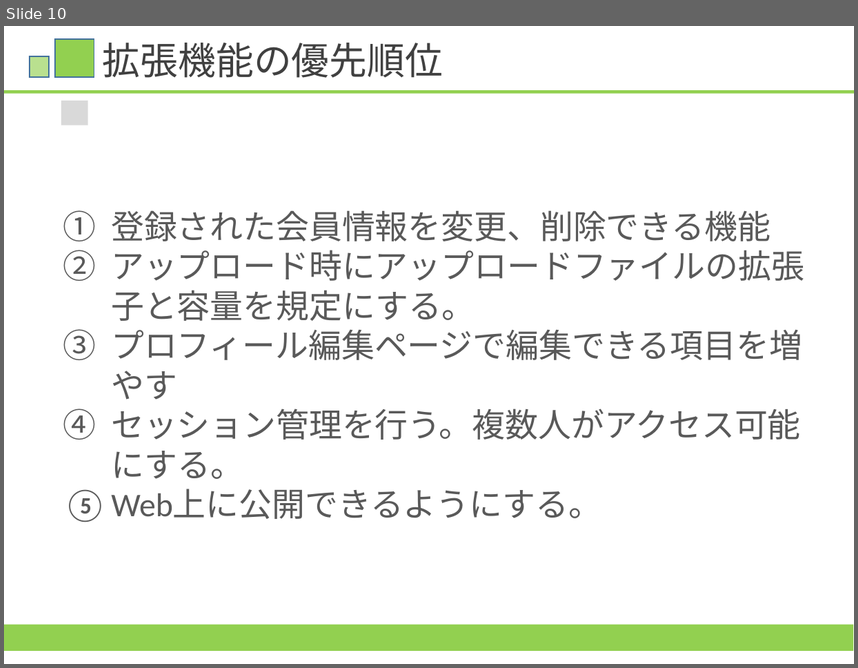
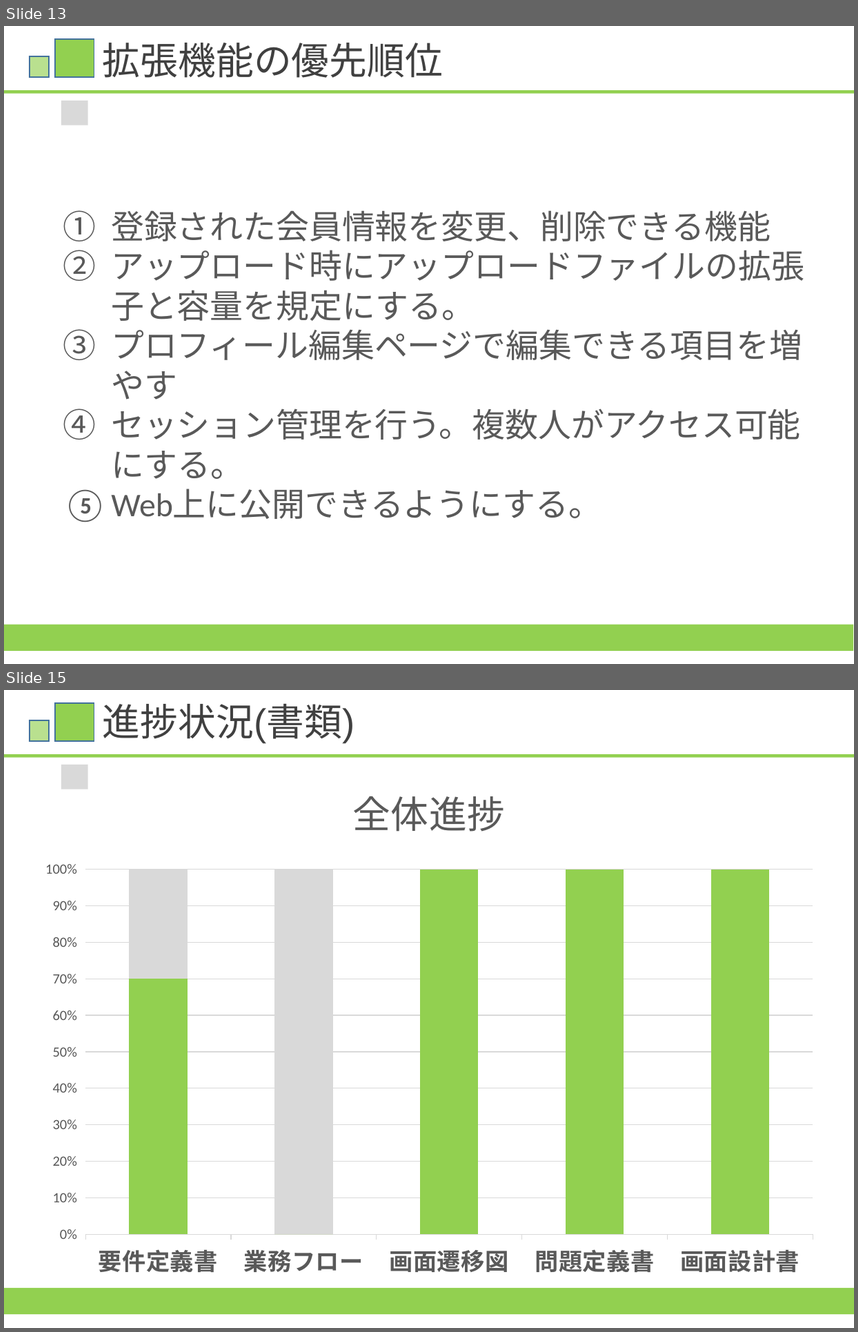
Before and after one commit to HamuroAC/Hamfile, a slide deck: 資料/発表資料.pptx. Shown one above the other, each under a label of ours: slide 10 before the commit, slides 13 and 15 after it; the slides between them are not shown. The pictures are 858x668 and 858x1332 pixels, drawn with LibreOffice and Linux fonts; fonts in the diff are those of the drawing. Boxes give left, top, right and bottom in pixels: in the first picture for what was removed or moved away, otherwise in the second. Text is boxed around its words. In the diff, an @@ line names an element or a change of style, - is before the commit and + after.

```diff
--- a/資料/発表資料.pptx
+++ b/資料/発表資料.pptx
@@ slide 15 added at [4,690,854,1328], background #FFFFFF @@
@@ rectangle added at [55,704,94,742], fill #92D050, outline #43739E 1 pt @@
@@ title added at [103,704,355,744], 32 pt, text #404040 @@
+進捗状況(書類)
@@ rectangle added at [30,720,49,741], fill #92D050 at 64% opacity, outline #43739E 1 pt @@
@@ rectangle added at [4,755,854,758], fill #92D050 @@
@@ column stacked 100% chart added at [30,757,829,1288] @@
+title "全体進捗 "
+categories: 要件定義書, 業務フロー, 画面遷移図, 問題定義書, 画面設計書
+Series 1: 70, 0, 100, 100, 100
+Series 2: 30, 100, 0, 0, 0
@@ rectangle added at [61,765,88,789], fill #D9D9D9 @@
@@ rectangle added at [4,1288,854,1314], fill #92D050 @@
@@ what was slide 10 is now slide 13 @@
```
Also in this commit, not shown: 5 slides changed, 3 other slides added, 1 slide removed.
